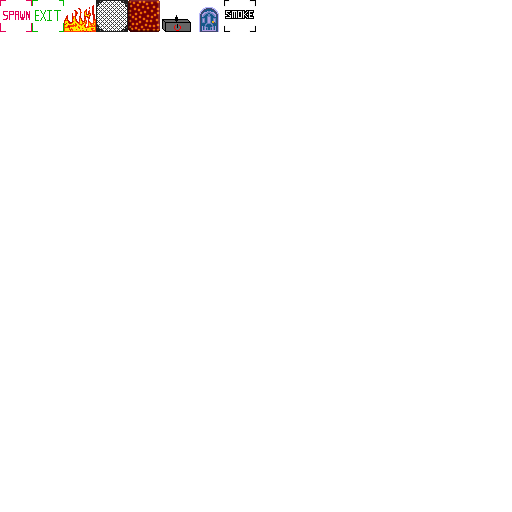
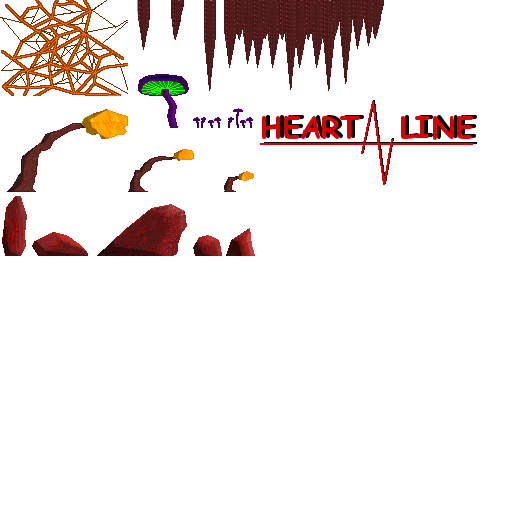
Layers edited between the first and the second 512x512 image:
hid "entity" over [0, 0, 256, 32]
showed "background", painted on it over [0, 0, 477, 256]
